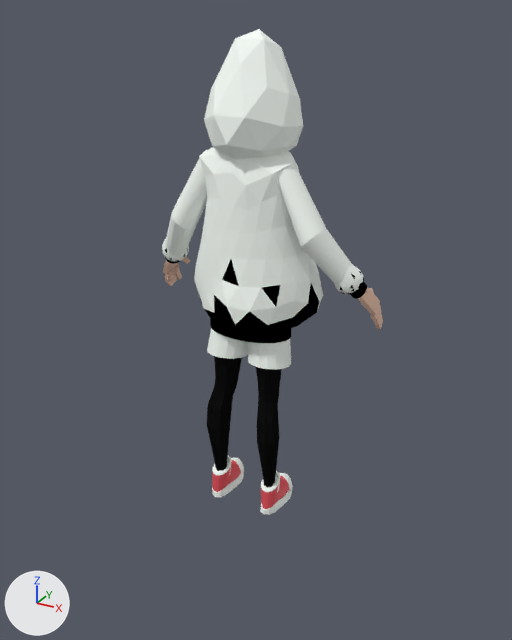
An edit to the Blender file assets/meshes/Player.blend, drawn before and after from the same camera.
Before and after are seen from a 50 mm lens placed at (2.3, -4.34, 1.82), pointed at (0.07, -0.28, -0.21). Arrows for +X, +Y and +Z are at lower left; the lights stay in place. Mesh edges are drawn as thin lines on the coarser meshes.

Names of what the first picture shows: 'PlayerNew'.
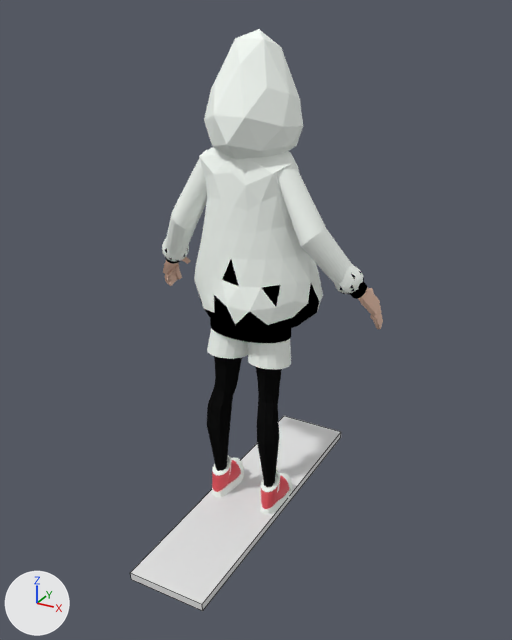
The newer file is also rescaled (x3.39), turned or shifted as a whole; pictures and numbers use the older file's frame.

Pixel boxes [x1, y1, x2, y2] of what changed, in the pictures (512 x 640 px):
'Ground', added
    after: [130, 416, 341, 611]

The change, as a list of edits to the scene's bpy script:
```text
Add me_cube_001:
    me_cube_001.from_pydata(...)  # a box spanning x -1.0..1.0, y -1.0..1.0, z -1.0..1.0
Add ob_ground:
    ob_ground = bpy.data.objects.new('Ground', me_cube_001)
    ob_ground.location = (0.0, -0.242, -1.784)
    ob_ground.scale = (0.295, 1.18, 0.0295)
```
